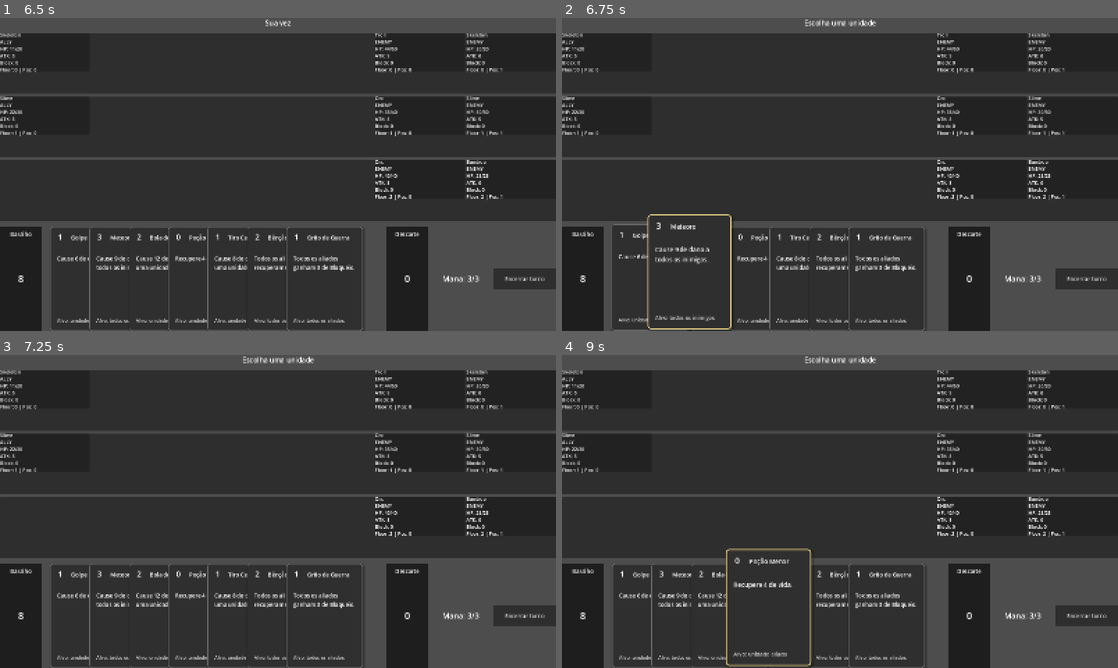
Above: before the commit, frames 1-4 (two rows, left to right).
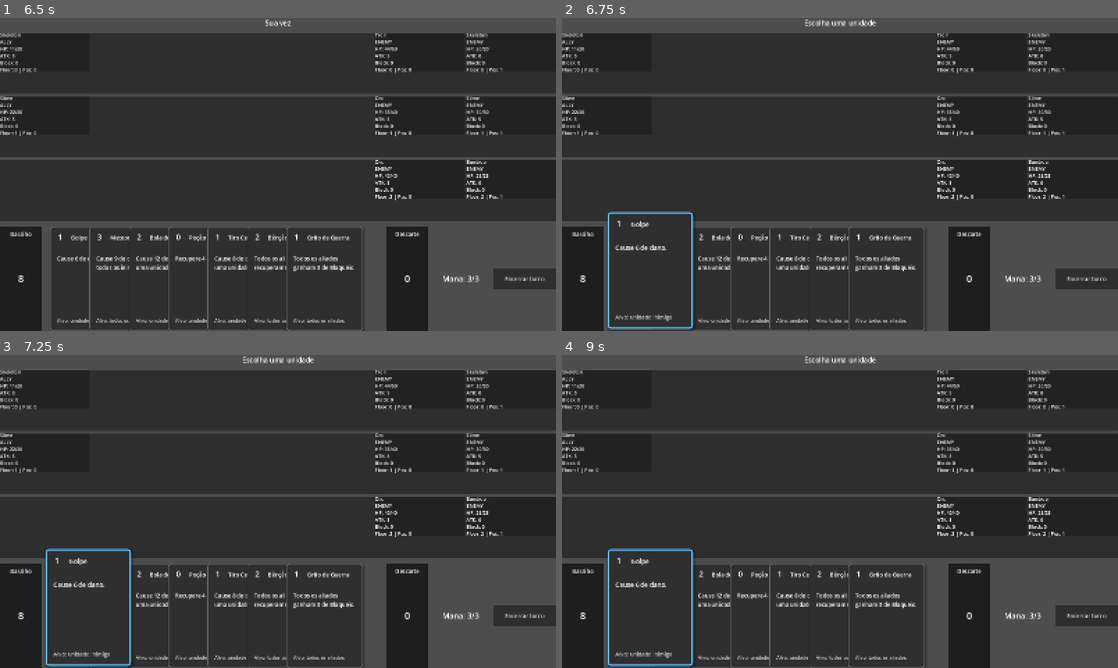
Above: after the commit, the same moments.

Repository: felippe-miguel/be-card
Game: Godot game, scene res://scenes/game.tscn
Two runs of this game, one before a commit and one after it. Both use one fixed random seed, a clock stepped at 60 frames per second and the inputs below.
Inputs (mouse positions are in pixels of both pictures, inside the frame that each line leads up to):
- Up to frame 1 (6.5 s): tap Enter at 0.5 s; drag from (278, 64) to (333, 105) at 0.52 s; click "Encerrar turno" at 1.25 s; click "X" at 2 s; click "X" at 2.75 s; click "X" at 3.5 s; click "X" at 4.25 s; drag from (278, 127) to (250, 237) at 5.02 s; move the mouse to (278, 190) at 5.77 s; click (278, 190) at 5.92 s
- Up to frame 2 (6.75 s): drag from (650, 277) to (673, 127) at 6.52 s
- Up to frame 3 (7.25 s): no input
- Up to frame 4 (9 s): drag from (689, 614) to (867, 511) at 7.27 s; drag from (728, 614) to (756, 433) at 8.02 s; move the mouse to (767, 614) at 8.77 s; click (767, 614) at 8.92 s

Frame 1 is identical in both runs. In frame 2, 2.1% of the frame differs, in the area x 8-31%, y 61-100%; in frame 3, 1.7%; in frame 4, 3.3%, in the area x 8-45%, y 61-100%.

Commit message:
feat(cartas): trava carta pendente no hover, cancela e confirma alvo
Carta pendente (Game.pending_card) agora fica travada no estado visual
de hover (maior, deslocada, borda destacada) o tempo todo que estiver
esperando alvo, nao so quando o mouse passa por cima. Enquanto isso
dura, nenhuma outra carta da mao reage a hover de verdade -- usa uma
flag estatica compartilhada (Card.any_card_pending), ja que so pode
haver uma carta pendente por vez. Como a carta pendente nunca chama
set_pending(false) sozinha (seu no e destruido junto quando o efeito
resolve de verdade), Game.render_hand() zera essa flag a cada
reconstrucao da mao.

Cancelamento: ESC (ui_cancel) ou clique direito cancelam a carta
pendente em qualquer um dos estados de targeting -- sem gastar mana,
sem executar efeito, a carta volta a ficar jogavel. Implementado em
Game._input() (nao _gui_input()), de proposito: roda antes do sistema
de GUI rotear o clique pro que estiver sob o mouse, entao funciona em
cima de qualquer Control (outra carta, uma UnitView, etc), nao so em
area vazia.

Cartas sem alvo especifico (all_enemies/all_allies, ex: Fenda, Meteoro,
Grito de Guerra, Bencao) deixam de executar instantaneamente e passam
a ficar pendentes tambem, com um novo estado GameState.State.
CONFIRM_EFFECT. O preview do efeito aparece de imediato em todas as
unidades da faccao afetada (nao so no hover, ja que nao ha escolha de
alvo) -- UnitView ganha arm_effect_preview(effects, show_now=true) e um
novo persistent_preview pra esse preview nao sumir ao tirar o mouse.
Confirma com clique esquerdo em qualquer lugar da tela (mesmo
mecanismo do cancelamento). Game.end_unit_effect_preview() renomeado
para disarm_all_unit_previews(), reaproveitado pelos dois fluxos de
preview (selected_unit e AoE).

Documenta tudo em AGENTS.md e docs/ARCHITECTURE.md.

Diff:
--- a/scripts/card.gd
+++ b/scripts/card.gd
@@ -14,6 +14,7 @@
 const BACKGROUND_COLOR = Color(0.18359044, 0.18359044, 0.18359044, 1)
 const BORDER_COLOR = Color(0.4, 0.4, 0.4, 1)
 const HOVER_BORDER_COLOR = Color(0.95, 0.85, 0.55, 0.9)
+const PENDING_BORDER_COLOR = Color(0.35, 0.75, 1.0, 1)
 const SHADOW_COLOR = Color(0, 0, 0, 0.3)
 
 const AFFORDABLE_COST_COLOR = Color(1, 1, 1, 1)
@@ -35,6 +36,21 @@
 
 var normal_style: StyleBoxFlat
 var hover_style: StyleBoxFlat
+var pending_style: StyleBoxFlat
+
+## true enquanto esta carta é a jogada aguardando alvo (Game.pending_card).
+## Muda a cor de repouso da borda para se distinguir das demais na mão, e
+## trava o estado de hover (maior, deslocada pra cima) mesmo sem o mouse
+## em cima.
+var is_pending: bool = false
+
+## Compartilhado entre todas as cartas da mão — só pode haver uma carta
+## pendente por vez (Game.pending_card), então uma flag estática simples
+## já basta para bloquear o hover das demais enquanto isso durar.
+## Game.render_hand() zera isso a cada reconstrução da mão, já que a
+## carta pendente nunca chama set_pending(false) sozinha — o nó dela é
+## destruído junto (ver docs/ARCHITECTURE.md).
+static var any_card_pending: bool = false
 
 var hover_tween: Tween
 
@@ -45,6 +61,7 @@
 
 	normal_style = build_style(BORDER_COLOR, 2)
 	hover_style = build_style(HOVER_BORDER_COLOR, 3)
+	pending_style = build_style(PENDING_BORDER_COLOR, 4)
 	background.add_theme_stylebox_override("panel", normal_style)
 
 	mouse_entered.connect(_on_mouse_entered)
@@ -108,7 +125,35 @@
 	position = new_position
 	z_index = z
 
+## Marca/desmarca esta carta como a que está aguardando alvo. Chamado por
+## Game ao entrar em TARGETING_UNIT/TARGETING_FLOOR/TARGETING_POSITION.
+## Trava a carta no estado "grande e elevada" do hover — não solta mais
+## até deixar de estar pendente — e, enquanto isso durar, nenhuma carta
+## (nem esta) reage a hover de verdade (ver any_card_pending).
+func set_pending(pending: bool) -> void:
+	is_pending = pending
+	any_card_pending = pending
+
+	apply_resting_style()
+
+	if pending:
+		z_index = HOVERED_Z_INDEX
+		animate_to(rest_position - Vector2(0, HOVER_LIFT), HOVER_SCALE)
+	else:
+		z_index = rest_z_index
+		animate_to(rest_position, 1.0)
+
+## Estilo de "repouso" (fora de hover): pending_style se esta carta está
+## aguardando alvo, senão normal_style. O hover sempre tem prioridade
+## visual, mas ao sair do hover volta para este estado, não direto para
+## normal_style — assim a carta pendente não perde o destaque.
+func apply_resting_style() -> void:
+	background.add_theme_stylebox_override("panel", pending_style if is_pending else normal_style)
+
 func _on_mouse_entered() -> void:
+	if any_card_pending:
+		return
+
 	background.add_theme_stylebox_override("panel", hover_style)
 
 	z_index = HOVERED_Z_INDEX
@@ -116,7 +161,10 @@
 	animate_to(rest_position - Vector2(0, HOVER_LIFT), HOVER_SCALE)
 
 func _on_mouse_exited() -> void:
-	background.add_theme_stylebox_override("panel", normal_style)
+	if any_card_pending:
+		return
+
+	apply_resting_style()
 
 	z_index = rest_z_index
 
--- a/scripts/game.gd
+++ b/scripts/game.gd
@@ -46,6 +46,7 @@
 	GameState.State.TARGETING_UNIT: "Escolha uma unidade",
 	GameState.State.TARGETING_FLOOR: "Escolha um andar",
 	GameState.State.TARGETING_POSITION: "Escolha uma posição",
+	GameState.State.CONFIRM_EFFECT: "Clique em qualquer lugar para confirmar",
 	GameState.State.COMBAT_PHASE: "Fase de combate...",
 	GameState.State.SPAWN_PHASE: "Invocando inimigos...",
 	GameState.State.BATTLE_OVER: "Batalha encerrada"
@@ -94,6 +95,77 @@
 	deck.draw(STARTING_HAND_SIZE)
 
 	end_turn_button.pressed.connect(_on_end_turn_pressed)
+
+## ESC ("ui_cancel") ou clique direito cancelam a carta pendente; em
+## CONFIRM_EFFECT, clique esquerdo em qualquer lugar confirma. Usa
+## _input() (não _gui_input()) de propósito: roda antes do sistema de
+## GUI despachar o clique para o que estiver sob o mouse (ex: outra
+## carta, uma UnitView), então funciona em qualquer lugar da tela, não
+## só em áreas "vazias" sem Controls por cima.
+func _input(event: InputEvent) -> void:
+	if not is_targeting_state():
+		return
+
+	if event.is_action_pressed("ui_cancel"):
+		cancel_pending_card()
+		get_viewport().set_input_as_handled()
+		return
+
+	if event is InputEventMouseButton and event.pressed:
+		if event.button_index == MOUSE_BUTTON_RIGHT:
+			cancel_pending_card()
+			get_viewport().set_input_as_handled()
+			return
+
+		if event.button_index == MOUSE_BUTTON_LEFT and game_state.current == GameState.State.CONFIRM_EFFECT:
+			confirm_pending_card()
+			get_viewport().set_input_as_handled()
+
+func is_targeting_state() -> bool:
+	return (
+		game_state.current == GameState.State.TARGETING_UNIT
+		or game_state.current == GameState.State.TARGETING_FLOOR
+		or game_state.current == GameState.State.TARGETING_POSITION
+		or game_state.current == GameState.State.CONFIRM_EFFECT
+	)
+
+## Desiste da carta pendente sem jogá-la: nenhuma mana gasta, nenhum
+## efeito executado, a carta continua na mão normalmente.
+func cancel_pending_card() -> void:
+	if pending_card == null:
+		return
+
+	print("Cancelado: ", pending_card.data.name)
+
+	match game_state.current:
+		GameState.State.TARGETING_UNIT, GameState.State.CONFIRM_EFFECT:
+			disarm_all_unit_previews()
+		GameState.State.TARGETING_POSITION:
+			end_placement_preview()
+
+	pending_card.set_pending(false)
+	pending_card = null
+
+	game_state.change_to(GameState.State.PLAYER_ACTION)
+
+## Confirma a carta pendente sem alvo específico (efeito "all_enemies"/
+## "all_allies"): joga de fato, como um clique de alvo válido faria nos
+## outros fluxos de targeting.
+func confirm_pending_card() -> void:
+	if pending_card == null:
+		return
+
+	var card = pending_card
+
+	print("Confirmado: ", card.data.name)
+
+	disarm_all_unit_previews()
+	card.set_pending(false)
+	pending_card = null
+
+	game_state.change_to(GameState.State.PLAYER_ACTION)
+
+	execute_card(card)
 
 func _on_end_turn_pressed() -> void:
 	if game_state.current != GameState.State.PLAYER_ACTION:
@@ -165,6 +237,7 @@
 	if required_target == "unit":
 		game_state.change_to(GameState.State.TARGETING_UNIT)
 		pending_card = card
+		pending_card.set_pending(true)
 		begin_unit_effect_preview(card.data)
 
 		print("Escolha uma unidade.")
@@ -174,6 +247,7 @@
 		game_state.change_to(GameState.State.TARGETING_FLOOR)
 
 		pending_card = card
+		pending_card.set_pending(true)
 
 		print("Escolha um andar.")
 		return
@@ -182,9 +256,20 @@
 		game_state.change_to(GameState.State.TARGETING_POSITION)
 
 		pending_card = card
+		pending_card.set_pending(true)
 		begin_placement_preview(card.data)
 
 		print("Escolha uma posição.")
+		return
+
+	if required_target == "confirm":
+		game_state.change_to(GameState.State.CONFIRM_EFFECT)
+
+		pending_card = card
+		pending_card.set_pending(true)
+		begin_aoe_effect_preview(card.data)
+
+		print("Clique em qualquer lugar para confirmar.")
 		return
 
 	execute_card(card)
@@ -201,6 +286,9 @@
 
 		if target == "selected_position":
 			return "position"
+
+		if target == "all_enemies" or target == "all_allies":
+			return "confirm"
 
 	return ""
 
@@ -222,6 +310,11 @@
 func render_hand() -> void:
 	for child in card_container.get_children():
 		child.queue_free()
+
+	## A carta pendente nunca chama Card.set_pending(false) sozinha (seu
+	## nó é destruído junto, no queue_free() acima); zera aqui pra
+	## garantir que a flag estática nunca fique travada em true.
+	Card.any_card_pending = false
 
 	var card_views: Array[Card] = []
 
@@ -316,7 +409,9 @@
 ## "selected_unit" da carta, um preview do resultado desse efeito
 ## (HP/block resultante) ao passar o mouse — ver UnitView.arm_effect_
 ## preview(). Reaproveita EffectSystem.can_target_selected_unit(), a
-## mesma checagem usada para validar o clique de fato.
+## mesma checagem usada para validar o clique de fato. Não mostra nada
+## até o jogador passar o mouse: faz sentido aqui, já que ele está
+## escolhendo entre várias unidades possíveis.
 func begin_unit_effect_preview(card_data: CardData) -> void:
 	for floor_view in floor_views:
 		for unit_view in floor_view.get_all_unit_views():
@@ -332,7 +427,35 @@
 			if not eligible_effects.is_empty():
 				unit_view.arm_effect_preview(eligible_effects)
 
-func end_unit_effect_preview() -> void:
+## Mostra, imediatamente e sem precisar de hover, o preview de um efeito
+## "all_enemies"/"all_allies" em toda unidade da facção afetada — ao
+## contrário do preview de "selected_unit", aqui não há escolha: todas as
+## unidades daquela facção serão atingidas, então já mostra o resultado
+## em todas de uma vez.
+func begin_aoe_effect_preview(card_data: CardData) -> void:
+	var enemy_effects: Array[Dictionary] = []
+	var ally_effects: Array[Dictionary] = []
+
+	for effect in card_data.effects:
+		match effect.get("target", ""):
+			"all_enemies":
+				enemy_effects.append(effect)
+			"all_allies":
+				ally_effects.append(effect)
+
+	if enemy_effects.is_empty() and ally_effects.is_empty():
+		return
+
+	for floor_view in floor_views:
+		for unit_view in floor_view.get_all_unit_views():
+			var effects = enemy_effects if unit_view.unit.faction == Unit.Faction.ENEMY else ally_effects
+
+			if not effects.is_empty():
+				unit_view.arm_effect_preview(effects, true)
+
+## Desarma qualquer preview de efeito de unidade, veio ele de
+## begin_unit_effect_preview() ou begin_aoe_effect_preview().
+func disarm_all_unit_previews() -> void:
 	for floor_view in floor_views:
 		for unit_view in floor_view.get_all_unit_views():
 			unit_view.disarm_effect_preview()
@@ -354,7 +477,7 @@
 
 	if game_state.current == GameState.State.TARGETING_UNIT:
 		game_state.change_to(GameState.State.PLAYER_ACTION)
-		end_unit_effect_preview()
+		disarm_all_unit_previews()
 		execute_card(pending_card, unit)
 		pending_card = null
 
--- a/scripts/game_state.gd
+++ b/scripts/game_state.gd
@@ -8,6 +8,7 @@
 	TARGETING_UNIT,
 	TARGETING_FLOOR,
 	TARGETING_POSITION,
+	CONFIRM_EFFECT,
 	COMBAT_PHASE,
 	SPAWN_PHASE,
 	BATTLE_OVER
--- a/scripts/unit_view.gd
+++ b/scripts/unit_view.gd
@@ -21,6 +21,12 @@
 ## disponível (unidade não é alvo válido, ou nenhuma carta pendente).
 var pending_effects: Array[Dictionary] = []
 var effect_armed: bool = false
+
+## true quando o preview foi mostrado de imediato (arm_effect_preview()
+## com show_now=true — efeitos "all_enemies"/"all_allies", sem escolha
+## de unidade). Nesse caso o preview não deve sumir ao tirar o mouse,
+## diferente do caso "selected_unit" (hover-only).
+var persistent_preview: bool = false
 
 signal selected(unit: Unit)
 
@@ -64,13 +70,23 @@
 
 	return NORMAL_COLOR
 
-func arm_effect_preview(effects: Array[Dictionary]) -> void:
+## show_now=true mostra o preview de imediato (efeitos "all_enemies"/
+## "all_allies", onde não há escolha — todas as unidades afetadas
+## já sabem o resultado sem precisar de hover). Por padrão só arma;
+## o preview aparece ao passar o mouse (efeitos "selected_unit", onde
+## faz sentido comparar unidades antes de escolher).
+func arm_effect_preview(effects: Array[Dictionary], show_now: bool = false) -> void:
 	pending_effects = effects
 	effect_armed = true
+	persistent_preview = show_now
+
+	if show_now:
+		show_effect_preview()
 
 func disarm_effect_preview() -> void:
 	pending_effects = []
 	effect_armed = false
+	persistent_preview = false
 	update_display()
 
 func _on_mouse_entered() -> void:
@@ -78,7 +94,7 @@
 		show_effect_preview()
 
 func _on_mouse_exited() -> void:
-	if effect_armed:
+	if effect_armed and not persistent_preview:
 		update_display()
 
 ## Simula, na ordem em que os efeitos da carta seriam resolvidos de
Not shown, changed: AGENTS.md
Not shown, changed: docs/ARCHITECTURE.md
